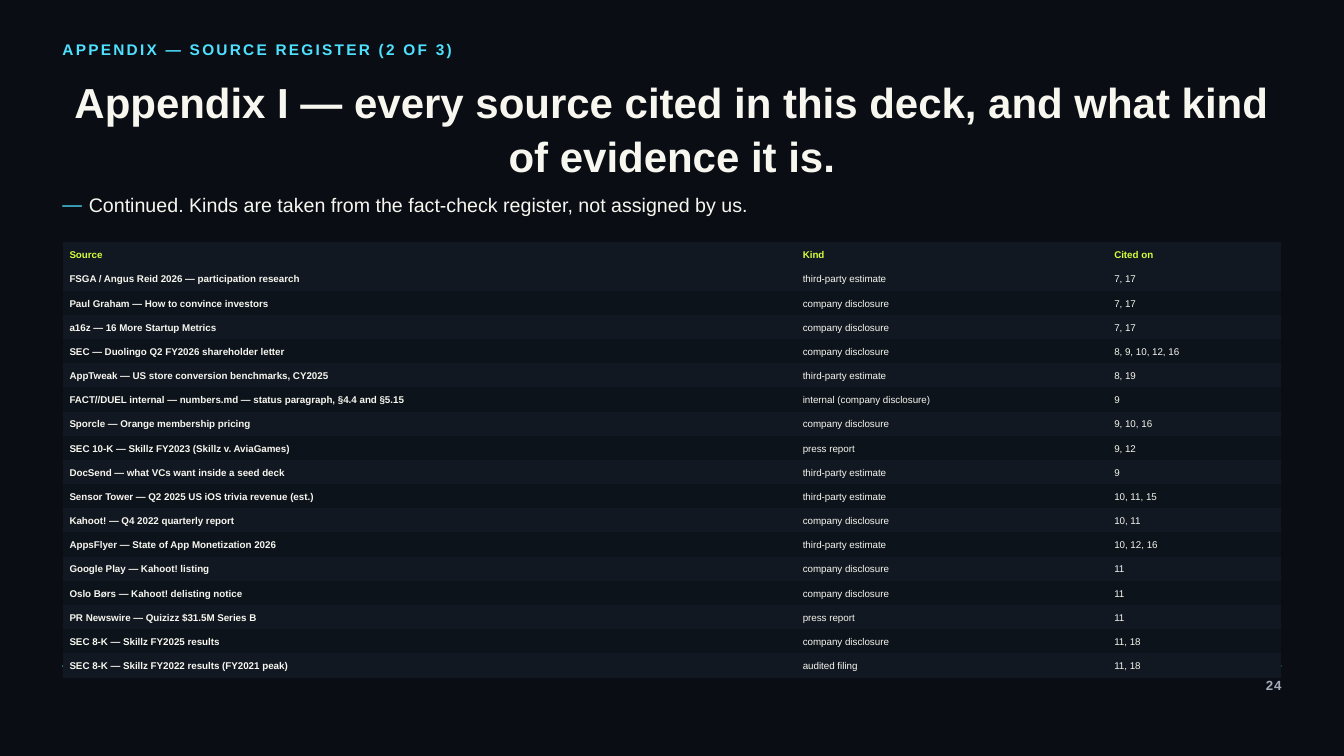
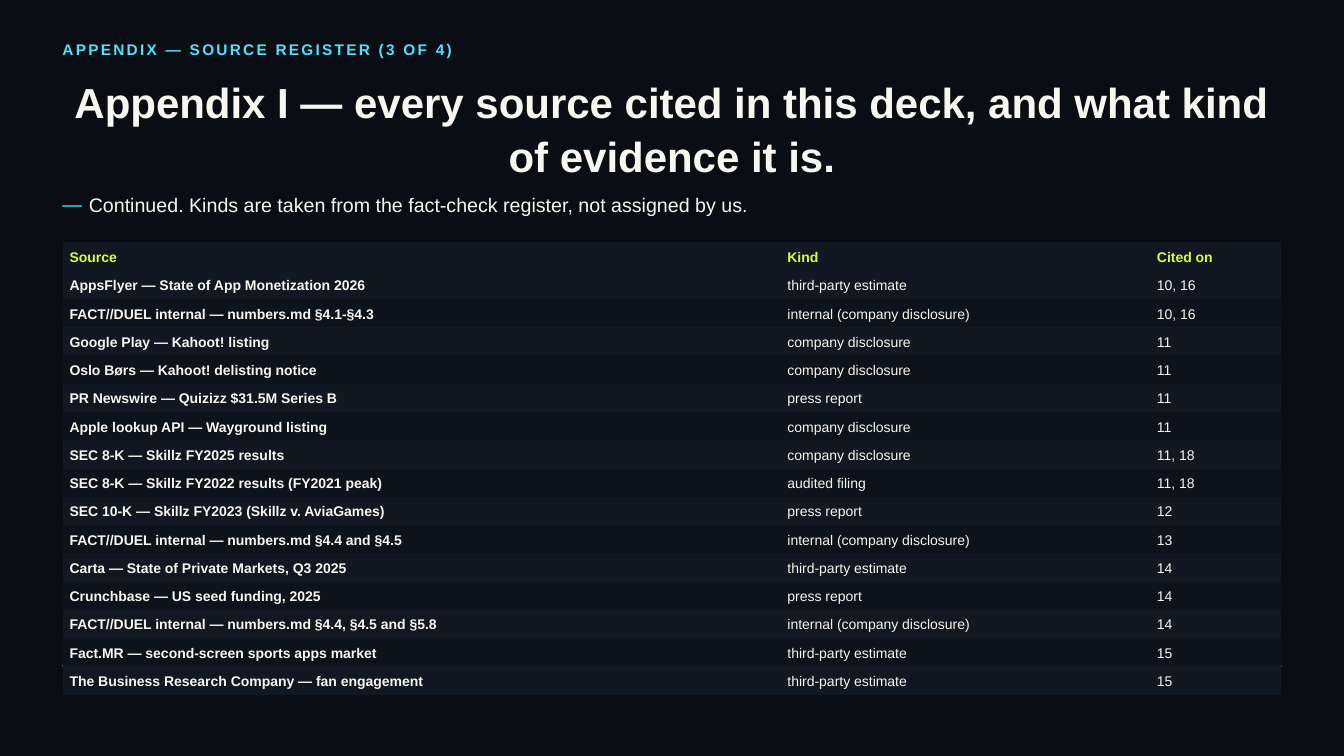
Before and after one commit to occult-kranti/fact-duel, a slide deck: slide 25 of public/product/investor/factduel-seed-deck.pptx (slide 24 before the commit). Drawn at 1344x756 pixels with LibreOffice and Linux fonts; fonts in the diff are those of the drawing. Boxes give left, top, right and bottom in pixels: in the first picture for what was removed or moved away, otherwise in the second. Text is boxed around its words. In the diff, an @@ line names an element or a change of style, - is before the commit and + after.

```diff
--- a/public/product/investor/factduel-seed-deck.pptx
+++ b/public/product/investor/factduel-seed-deck.pptx
@@ text at (62, 44, 452, 59): text changed @@
-APPENDIX — SOURCE REGISTER (2 OF 3)
+APPENDIX — SOURCE REGISTER (3 OF 4)
@@ table at (63, 243, 1281, 693) @@
-row 2: FSGA / Angus Reid 2026 — participation research | third-party estimate | 7, 17
-row 3: Paul Graham — How to convince investors | company disclosure | 7, 17
-row 4: a16z — 16 More Startup Metrics | company disclosure | 7, 17
-row 5: SEC — Duolingo Q2 FY2026 shareholder letter | company disclosure | 8, 9, 10, 12, 16
-row 6: AppTweak — US store conversion benchmarks, CY2025 | third-party estimate | 8, 19
-row 7: FACT//DUEL internal — numbers.md — status paragraph, §4.4 and §5.15 | internal (company disclosure) | 9
-row 8: Sporcle — Orange membership pricing | company disclosure | 9, 10, 16
-row 9: SEC 10-K — Skillz FY2023 (Skillz v. AviaGames) | press report | 9, 12
-row 10: DocSend — what VCs want inside a seed deck | third-party estimate | 9
-row 11: Sensor Tower — Q2 2025 US iOS trivia revenue (est.) | third-party estimate | 10, 11, 15
-row 12: Kahoot! — Q4 2022 quarterly report | company disclosure | 10, 11
-row 13: AppsFlyer — State of App Monetization 2026 | third-party estimate | 10, 12, 16
+row 2: AppsFlyer — State of App Monetization 2026 | third-party estimate | 10, 16
+row 3: FACT//DUEL internal — numbers.md §4.1-§4.3 | internal (company disclosure) | 10, 16
+row 7: Apple lookup API — Wayground listing | company disclosure | 11
+row 10: SEC 10-K — Skillz FY2023 (Skillz v. AviaGames) | press report | 12
+row 11: FACT//DUEL internal — numbers.md §4.4 and §4.5 | internal (company disclosure) | 13
+row 12: Carta — State of Private Markets, Q3 2025 | third-party estimate | 14
+row 13: Crunchbase — US seed funding, 2025 | press report | 14
+row 14: FACT//DUEL internal — numbers.md §4.4, §4.5 and §5.8 | internal (company disclosure) | 14
+row 15: Fact.MR — second-screen sports apps market | third-party estimate | 15
+row 16: The Business Research Company — fan engagement | third-party estimate | 15
@@ text removed at (1266, 681, 1282, 690) @@
-24
```
Also in this commit, not shown: 22 other slides changed, 1 slide added, 11 other files.
